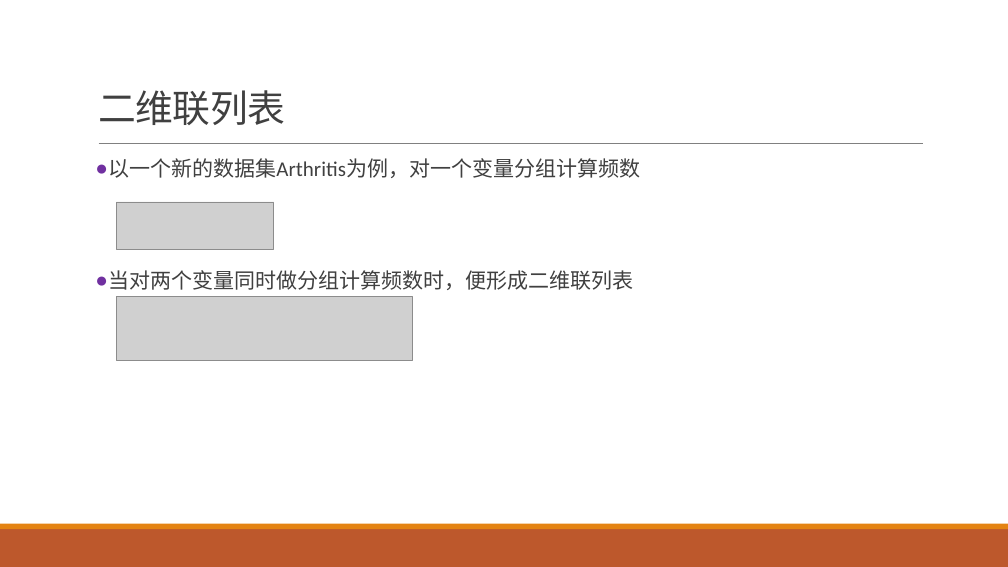
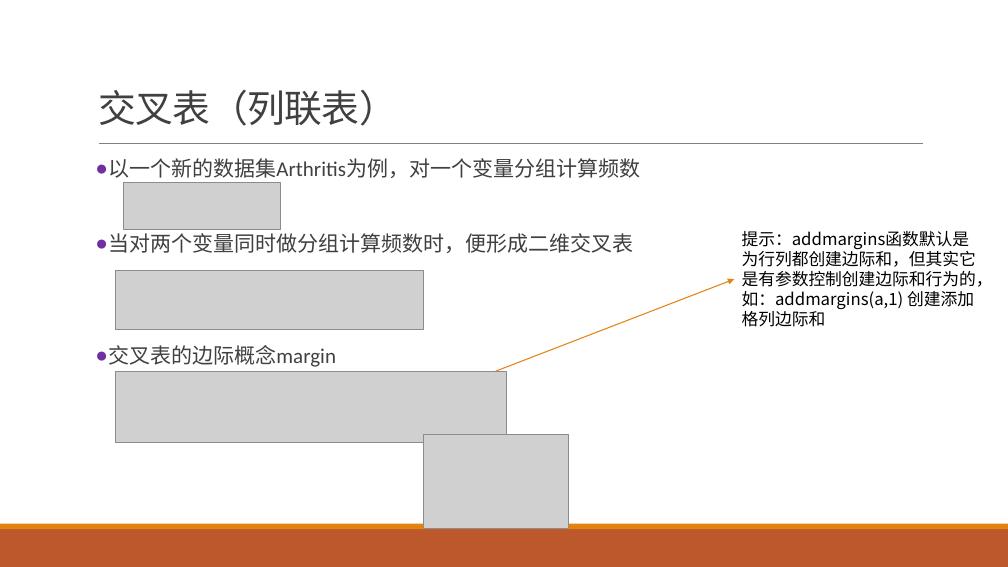
Before and after one commit to exoplanetX/DataAnalytics, a slide deck: slide 14 of 实验3-探索性分析.pptx (slide 12 before the commit). Drawn at 1008x567 pixels with LibreOffice and Linux fonts; fonts in the diff are those of the drawing; grey boxes stand for pictures. Boxes give left, top, right and bottom in pixels: in the first picture for what was removed or moved away, otherwise in the second. Text is boxed around its words. In the diff, an @@ line names an element or a change of style, - is before the commit and + after.

```diff
--- a/实验3-探索性分析.pptx
+++ b/实验3-探索性分析.pptx
@@ title at box(98, 90, 397, 126): text changed @@
-二维联列表
+交叉表（列联表）
@@ picture: place and size @@
-picture at box(116, 202, 274, 249)
+picture at box(123, 182, 281, 229)
@@ text at box(108, 233, 634, 367): text changed @@
-● 当对两个变量同时做分组计算频数时，便形成二维联列表
+● 当对两个变量同时做分组计算频数时，便形成二维交叉表
+● 交叉表的边际概念margin
@@ text added at box(742, 231, 993, 327), 16 pt, text #000000 @@
+提示：addmargins函数默认是为行列都创建边际和，但其实它是有参数控制创建边际和行为的，如：addmargins(a,1) 创建添加格列边际和
@@ picture removed at box(116, 296, 413, 360) @@
@@ picture added at box(116, 271, 423, 330) @@
@@ arrow added from (496, 371) to (734, 279), #E48312 1 pt @@
@@ picture added at box(116, 371, 507, 443) @@
@@ picture added at box(423, 434, 569, 529) @@
```
Also in this commit, not shown: 7 other slides changed, 5 slides added, 1 slide removed, 1 other file.
